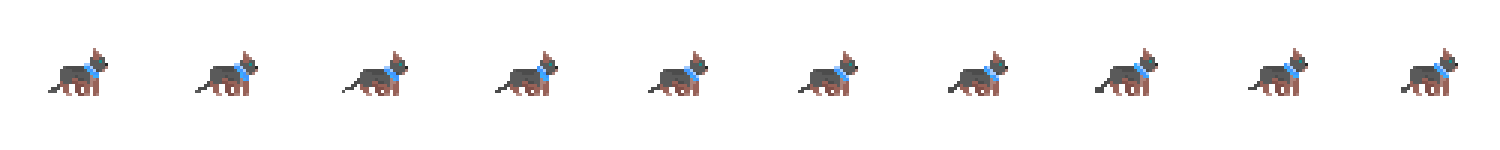
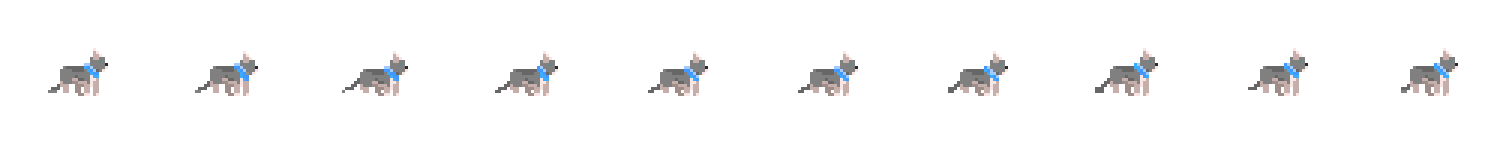
The second 1500px x 150px image is a revision of the first. Changes to its layers:
pixels changed over [48, 48, 1458, 96] (layer not identified)
